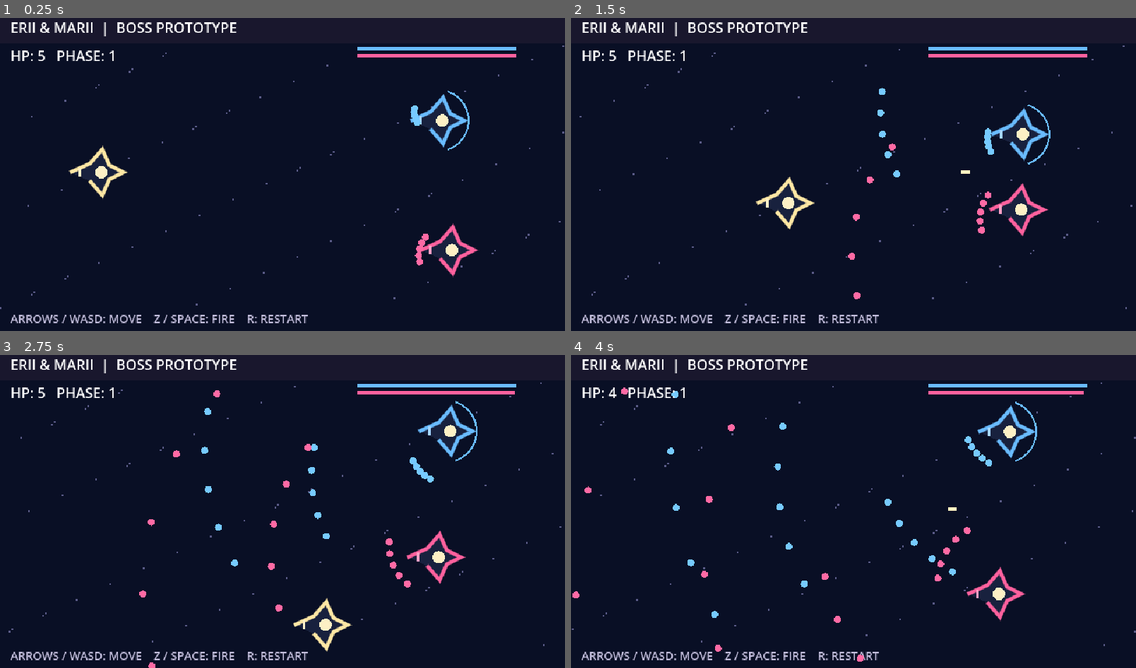
Above: before the commit, frames 1-4 (two rows, left to right).
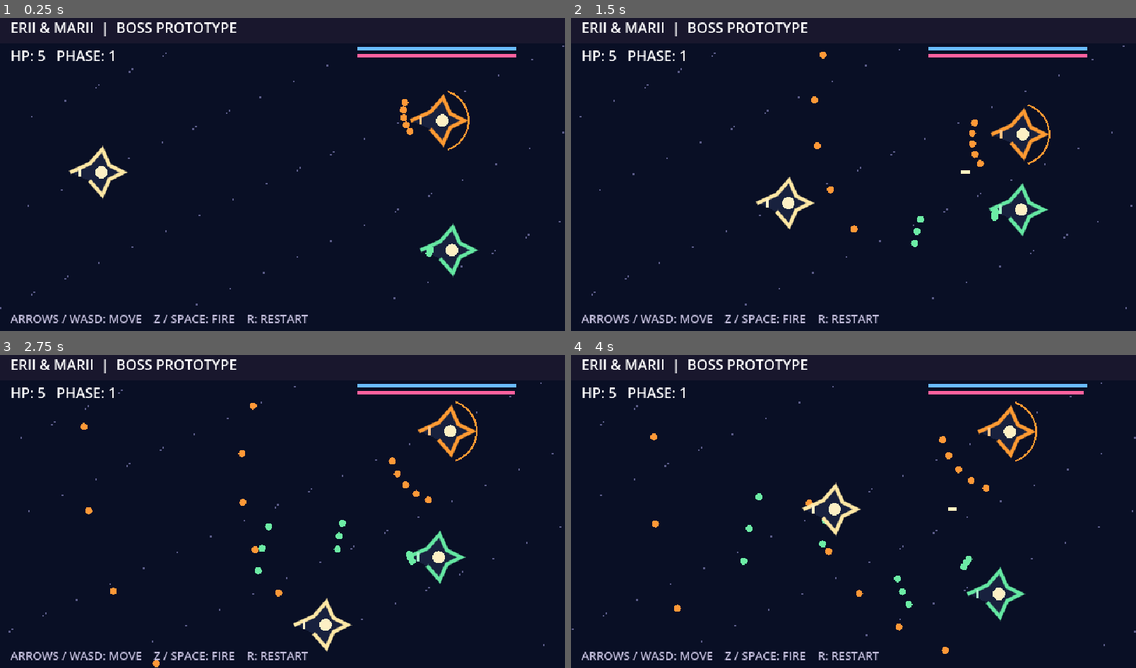
Above: after the commit, the same moments.

Repository: coshimagame/manjusyage
Game: Godot game, scene res://erii_marii_test.tscn
Same seed, same stepped clock (60 frames per second), same inputs: the game is played once before the commit and once after it. This scene is started directly instead of the project's main scene.
Inputs (mouse positions are in pixels of both pictures, inside the frame that each line leads up to):
- Up to frame 1 (0.25 s): no input
- Up to frame 2 (1.5 s): tap Enter at 0.5 s; move the mouse to (977, 155) at 0.52 s; hold Right 0.53-1.28 s; tap M at 0.6 s; click (977, 155) at 0.67 s; tap Space at 0.77 s; move the mouse to (740, 187) at 1.27 s; hold Down from 1.28 s (still down); tap 1 at 1.35 s
- Up to frame 3 (2.75 s): tap Space at 1.52 s; move the mouse to (339, 439) at 2.02 s; release Down at 2.03 s; hold Right from 2.03 s (still down); tap 2 at 2.1 s
- Up to frame 4 (4 s): move the mouse to (825, 574) at 2.77 s; release Right at 2.78 s; hold Up 2.78-3.53 s; tap 3 at 2.85 s; click (825, 574) at 2.92 s; tap Space at 3.02, 3.77 s; move the mouse to (1023, 558) at 3.52 s; hold Left from 3.53 s (still down); tap H at 3.6 s

The runs differ from the first frame. In frame 1, 1.0% of the frame differs, in the area x 70-85%, y 23-83%; in frame 2, 1.5%; in frame 3, 1.9%; in frame 4, 2.7%, in the area x 0-83%, y 10-98%.

Commit message:
Rebuild Erii/Marii combat identity: orange rush attacker and green calm support

Diff:
--- a/erii_marii_test.gd
+++ b/erii_marii_test.gd
@@ -1,6 +1,7 @@
 extends Node2D
 ## Erii/Marii standalone boss prototype. Run res://erii_marii_test.tscn in Godot.
-## Provisional geometric ship graphics; never replaces approved pilot artwork.
+## Erii: energetic orange short-haired older sister; Marii: quiet green long-haired younger sister.
+## Provisional geometric ships; never replaces approved pilot artwork.
 const W := 640
 const H := 360
 var player := Vector2(110, 180)
@@ -91,18 +92,18 @@
 		var center := Vector2(490, 180)
 		for i in range(18):
 			var angle := elapsed * 0.7 + float(i) * TAU / 18
-			_bullet(center, Vector2.from_angle(angle) * 105, Color("#ffa0df") if i % 2 else Color("#8ddaff"))
+			_bullet(center, Vector2.from_angle(angle) * 105, Color("#ff9c35") if i % 2 else Color("#6cf6a4"))
 		return
 	for which in range(2):
 		if (which == 0 and erii_hp <= 0) or (which == 1 and marii_hp <= 0):
 			continue
 		var origin := _ship_pos(which)
-		var tint := Color("#76caff") if which == 0 else Color("#ff6aa4")
+		var tint := Color("#ff9837") if which == 0 else Color("#6ceca5")
 		var aim := (player - origin).angle()
-		var spread := 5 if phase == 0 else 7
+		var spread := (5 if phase == 0 else 7) if which == 0 else (3 if phase == 0 else 5)
 		for j in range(spread):
-			var angle := aim + (j - (spread - 1) * 0.5) * (0.17 if which == 0 else 0.24)
-			_bullet(origin, Vector2.from_angle(angle) * (95 if which == 0 else 125), tint)
+			var angle := aim + (j - (spread - 1) * 0.5) * (0.24 if which == 0 else 0.12)
+			_bullet(origin, Vector2.from_angle(angle) * (145 if which == 0 else 78), tint)
 		if phase == 1:
 			for j in range(5):
 				_bullet(origin, Vector2(-90, (j - 2) * 35), tint)
@@ -129,15 +130,15 @@
 	draw_string(ThemeDB.fallback_font, Vector2(12, 22), "ERII & MARII  |  BOSS PROTOTYPE", HORIZONTAL_ALIGNMENT_LEFT, -1, 16, Color.WHITE)
 	draw_string(ThemeDB.fallback_font, Vector2(12, 351), "ARROWS / WASD: MOVE    Z / SPACE: FIRE    R: RESTART", HORIZONTAL_ALIGNMENT_LEFT, -1, 13, Color("#c3bedc"))
 	if phase < 2:
-		if erii_hp > 0: _ship(_ship_pos(0), Color("#69bbff"), true)
-		if marii_hp > 0: _ship(_ship_pos(1), Color("#ff619e"))
+		if erii_hp > 0: _ship(_ship_pos(0), Color("#ff9a32"), true)
+		if marii_hp > 0: _ship(_ship_pos(1), Color("#64e7a2"))
 		draw_rect(Rect2(405, 38, maxf(0, erii_hp) * 2, 4), Color("#69bbff"))
 		draw_rect(Rect2(405, 46, maxf(0, marii_hp) * 2, 4), Color("#ff619e"))
 	else:
 		_ship(Vector2(490, 158), Color("#69bbff"), true)
 		_ship(Vector2(490, 202), Color("#ff619e"))
 		draw_circle(Vector2(490, 180), 13, Color("#ffe2fa"))
-		draw_rect(Rect2(405, 38, maxf(0, combined_hp) * 1.6, 6), Color("#f2a1ff"))
+		draw_rect(Rect2(405, 38, maxf(0, combined_hp) * 1.6, 6), Color("#f7dc83"))
 	for b in enemy_bullets:
 		draw_circle(b.pos, 4, b.color)
 	for b in friendly_bullets:
